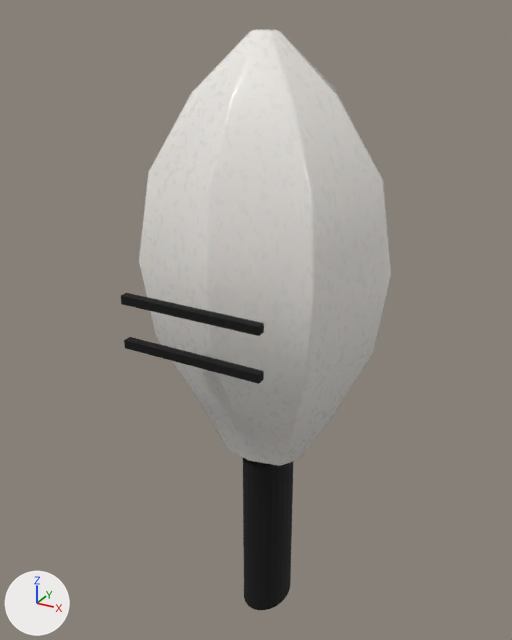
Renders of the Blender file production/character/MIKAGE_HELMET_HEAD_LOOKDEV_EEVEE_V0_1.blend from each side of a commit.
Camera for both pictures: a camera (50 mm lens) standing at (1.24, -2.32, 4.57) and looking at (-0.04, 0.0, 3.41). Lighting does not change. The marker at lower left points along +X, +Y and +Z. The first picture is the older version.

The first picture shows 'HEAD_LOOKDEV_V0_1_fixed_tall_wedge_clean_slits_helmet', 'HEAD_LOOKDEV_black_neck_sinks_into_void_no_pedestal_fixed', 'HEAD_LOOKDEV_dormant_black_recessed_slot_1_of_2_fixed', 'HEAD_LOOKDEV_dormant_black_recessed_slot_2_of_2_fixed'.
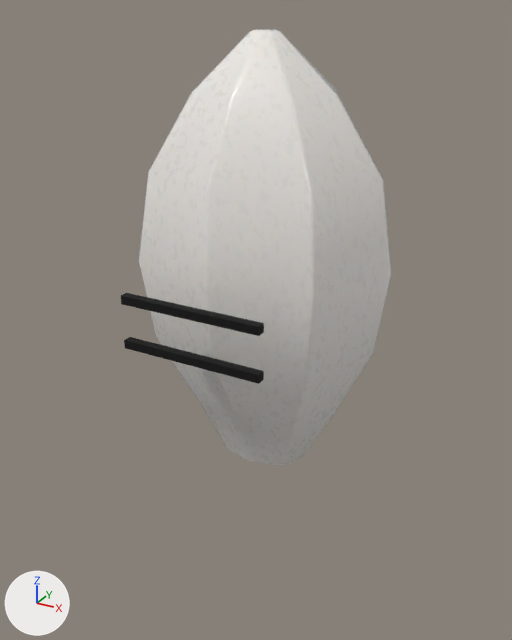
Pixel boxes [x1, y1, x2, y2] of what changed, in the pictures (512 x 640 px):
```json
{"object": "HEAD_LOOKDEV_black_neck_sinks_into_void_no_pedestal_fixed", "change": "hidden", "before": [243, 458, 293, 610], "on screen": "black"}
```

The change, as JSON lines over the scene's bpy script:
```json
{"op": "add", "block": "ob_head_lookdev_black_neck_sinks_into_void_no_pedestal_fixed", "code": "ob_head_lookdev_black_neck_sinks_into_void_no_pedestal_fixed.hide_viewport = True"}
```
